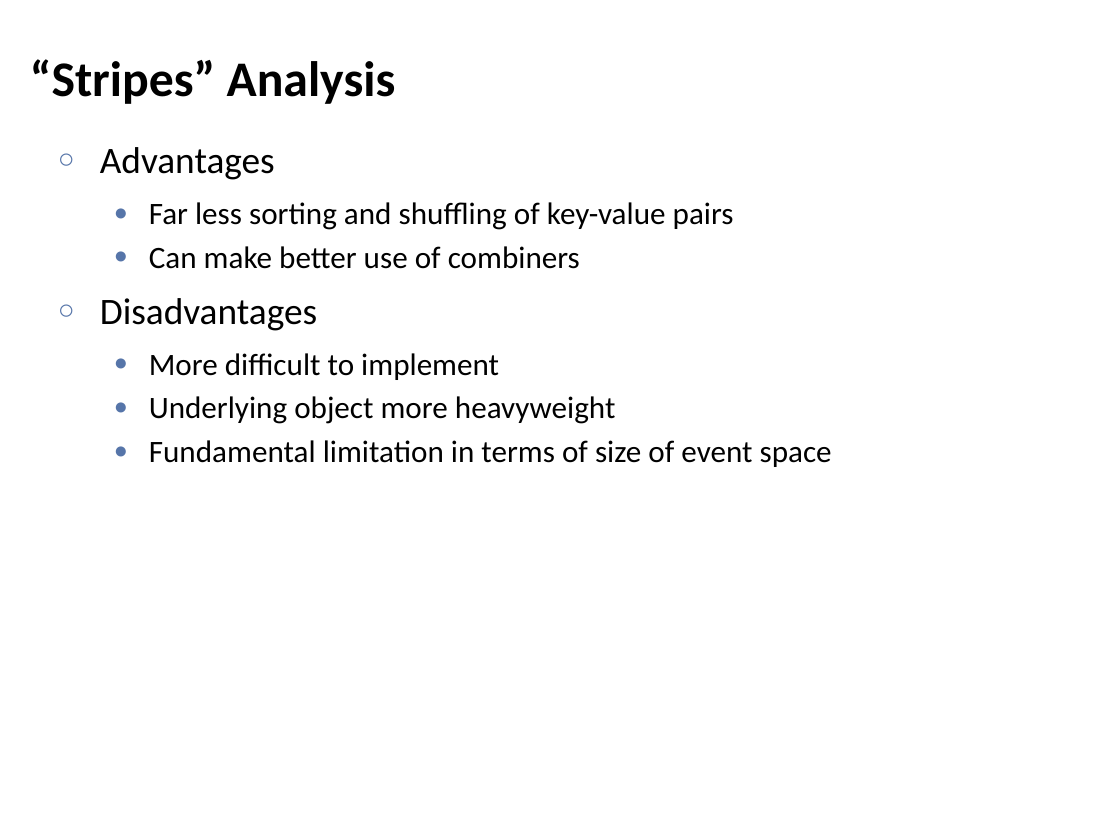
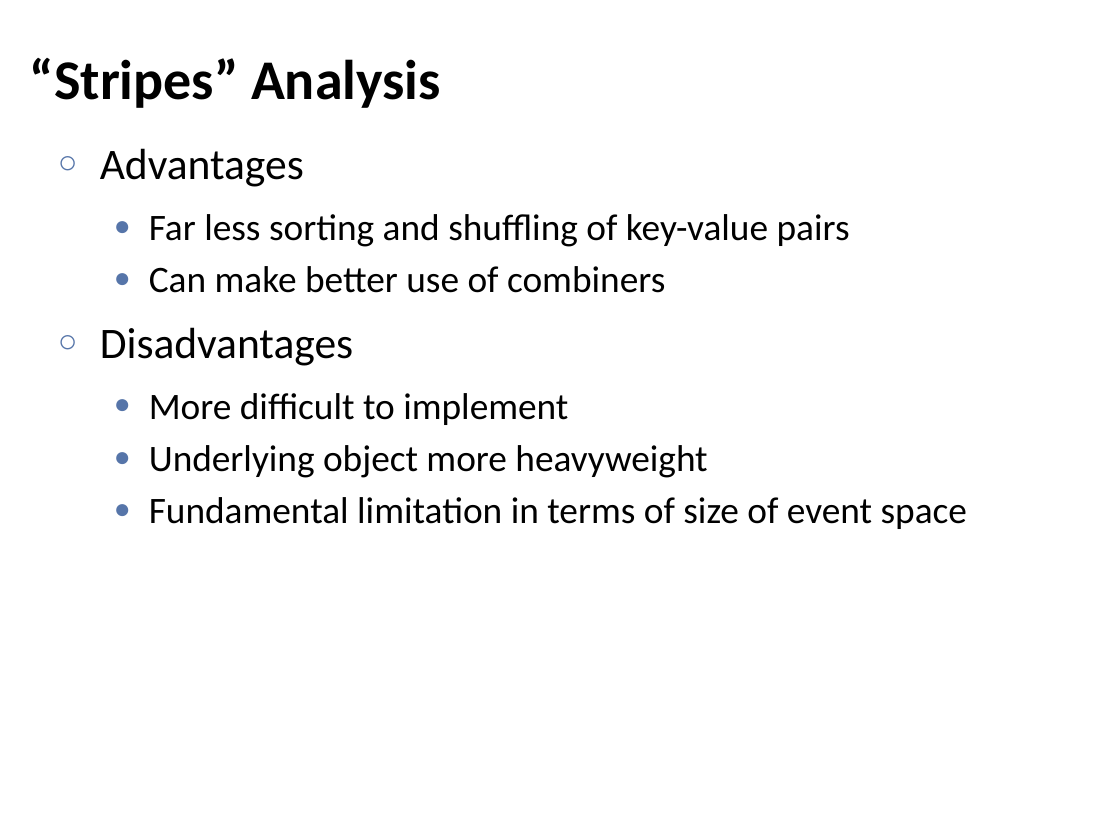
Before and after one commit to chriswjh/chriswjh.github.io, a slide deck: slide 27 of BDM/MapReduce_Algorithm.pptx. Drawn at 1120x840 pixels with LibreOffice and Linux fonts; fonts in the diff are those of the drawing. Boxes give left, top, right and bottom in pixels: in the first picture for what was removed or moved away, otherwise in the second. Text is boxed around its words. In the diff, an @@ line names an element or a change of style, - is before the commit and + after.

```diff
--- a/BDM/MapReduce_Algorithm.pptx
+++ b/BDM/MapReduce_Algorithm.pptx
@@ title "“Stripes” Analysis" at <box>30,58,441,108</box>: size 32 to 36 pt @@
@@ text "Advantages" at <box>100,148,967,529</box>: size 24 to 28 pt in "Advantages", "Disadvantages"; size 20 to 24 pt in "Far less sorting and shuffling of key-value ...", "Can make better use of combiners", "More difficult to implement", "Underlying object more heavyweight" and 1 more places; more space between paragraphs @@
```
Also in this commit, not shown: 52 other slides changed, 2 other files.
